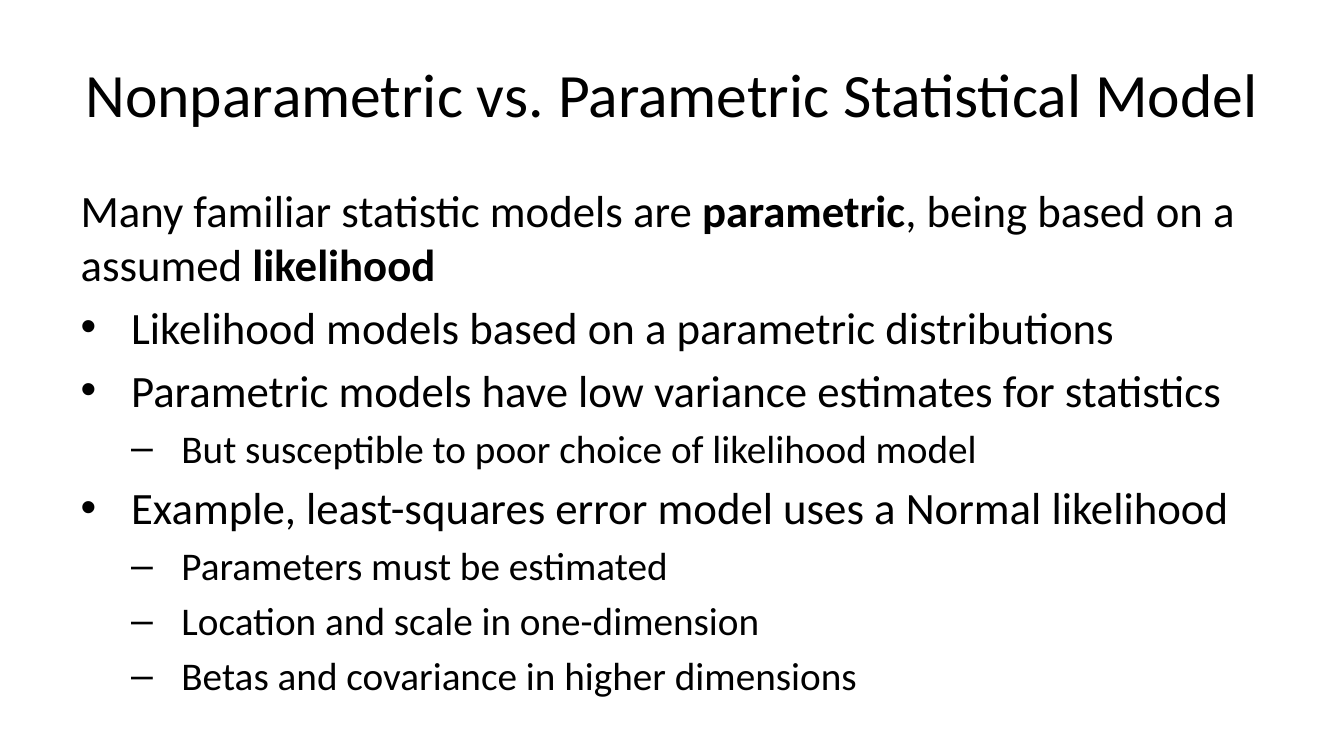
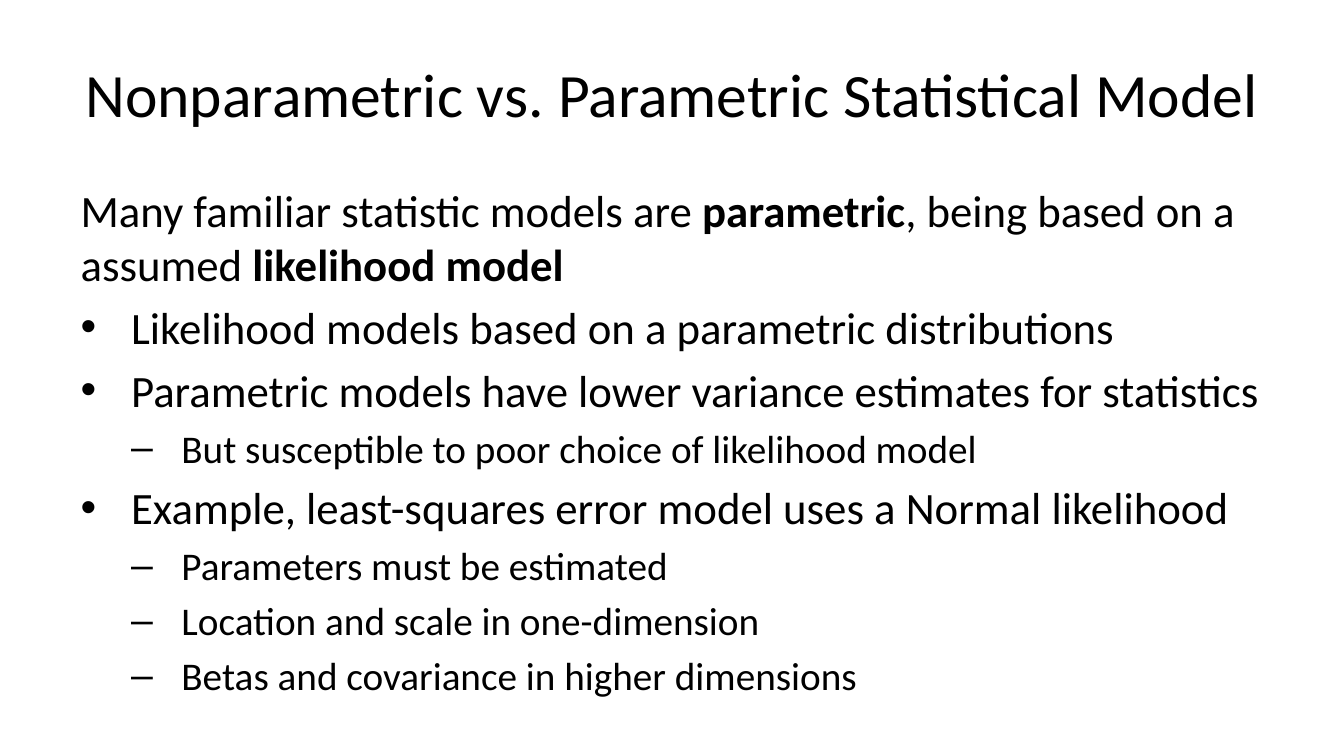
Before and after one commit to StephenElston/CSCI-E-83, a slide deck: slide 4 of LectureSlides/06b_IntroductionToBootstrap.pptx. Drawn at 1344x756 pixels with LibreOffice and Linux fonts; fonts in the diff are those of the drawing. Boxes give left, top, right and bottom in pixels: in the first picture for what was removed or moved away, otherwise in the second. Text is boxed around its words. In the diff, an @@ line names an element or a change of style, - is before the commit and + after.

```diff
--- a/LectureSlides/06b_IntroductionToBootstrap.pptx
+++ b/LectureSlides/06b_IntroductionToBootstrap.pptx
@@ text at box(81, 195, 1234, 282): text changed @@
-Many familiar statistic models are parametric, being based on a assumed likelihood
+Many familiar statistic models are parametric, being based on a assumed likelihood model
@@ text at box(131, 376, 1258, 408): text changed @@
-• Parametric models have low variance estimates for statistics
+• Parametric models have lower variance estimates for statistics
```
Also in this commit, not shown: 9 other slides changed.
